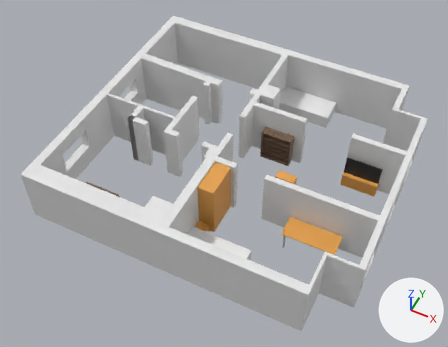
A saved change to the glTF model GLTF/House.glb.
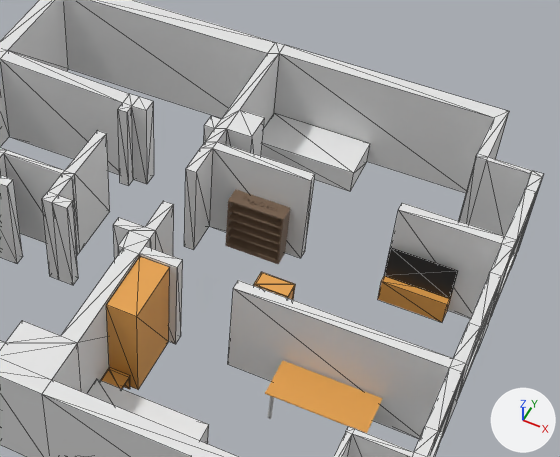
Each version appears first whole from a camera (50 mm lens) standing at (6.22, -13.81, 16.31) and looking at (-0.09, -1.18, 0.53), and next in a close-up on the part from 32% to 97% of the width and 8% to 77% of the height. Arrows for +X, +Y and +Z are at lower right; the lights stay in place. The close-ups show mesh edges as thin lines. Where no turn or scale is listed for an object, it has been applied to the vertices.

Names of what the first close-up shows: 'Bett', 'BettKlein', 'Desk', 'RegalChuku', 'RegalDami', 'Schrank', 'TV', 'Walls'.
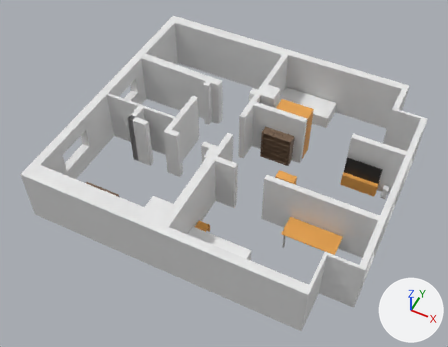
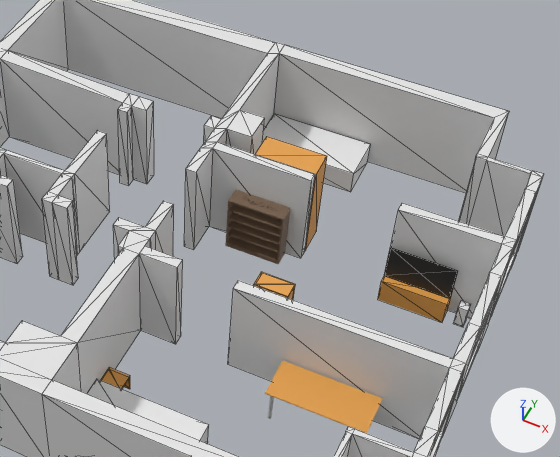
Pixel boxes (x1, y1, x2, y2) of what changed, in the close-ups (560 x 457 px):
'Schrank', moved, turned
    before: (106, 257, 170, 390)
    after: (255, 137, 327, 250)
'BettKlein', moved
    before: (261, 113, 370, 191)
    after: (262, 114, 371, 192)
'Cube', added
    after: (453, 301, 471, 327)
    faces in mat_materialbett (white #f0f0f0): (454, 301, 471, 326)

The change, as a list of edits to the scene's bpy script:
```text
Add me_cube:
    me_cube.from_pydata([(-0.09, -0.09, 0.0), (-0.09, 0.09, 0.0), (0.09, -0.09, 0.0), (0.09, 0.09, 0.0), (-0.09, -0.09, 0.02), (-0.09, 0.09, 0.02), (0.09, 0.09, 0.02), (0.09, -0.09, 0.02), (-0.09, -0.09, 0.45), (-0.09, 0.09, 0.45), (0.09, -0.09, 0.45), (0.09, 0.09, 0.45)], [], [(1, 3, 2), (1, 2, 0), (2, 7, 4), (2, 4, 0), (3, 6, 7), (3, 7, 2), (1, 5, 6), (1, 6, 3), (0, 4, 5), (0, 5, 1), (4, 8, 9), (4, 9, 5), (5, 9, 11), (5, 11, 6), (6, 11, 10), (6, 10, 7), (7, 10, 8), (7, 8, 4), (11, 9, 8), (11, 8, 10)])
    for i in [*range(10, 20)]: me_cube.polygons[i].material_index = 1
    me_cube.materials.append(mat_materialvitrine)  # brown #77604c
    me_cube.materials.append(mat_materialbett)  # white #f0f0f0
Change ob_schrank:
    ob_schrank.rotation_euler: (0.0, 0.0, 1.571) -> (0.0, 0.0, 0.0)  # degrees (0, 0, 90) -> degrees (0, 0, 0)
    ob_schrank.location: (0.29, -2.6, 0.0) -> (1.31, 1.41, 0.0)
Change ob_bettklein:
    ob_bettklein.location: (1.06, 3.5, 0.0) -> (1.08, 3.48, 0.0)
Add ob_cube:
    ob_cube = bpy.data.objects.new('Cube', me_cube)
    ob_cube.location = (5.03, 0.73, 0.0)
```
